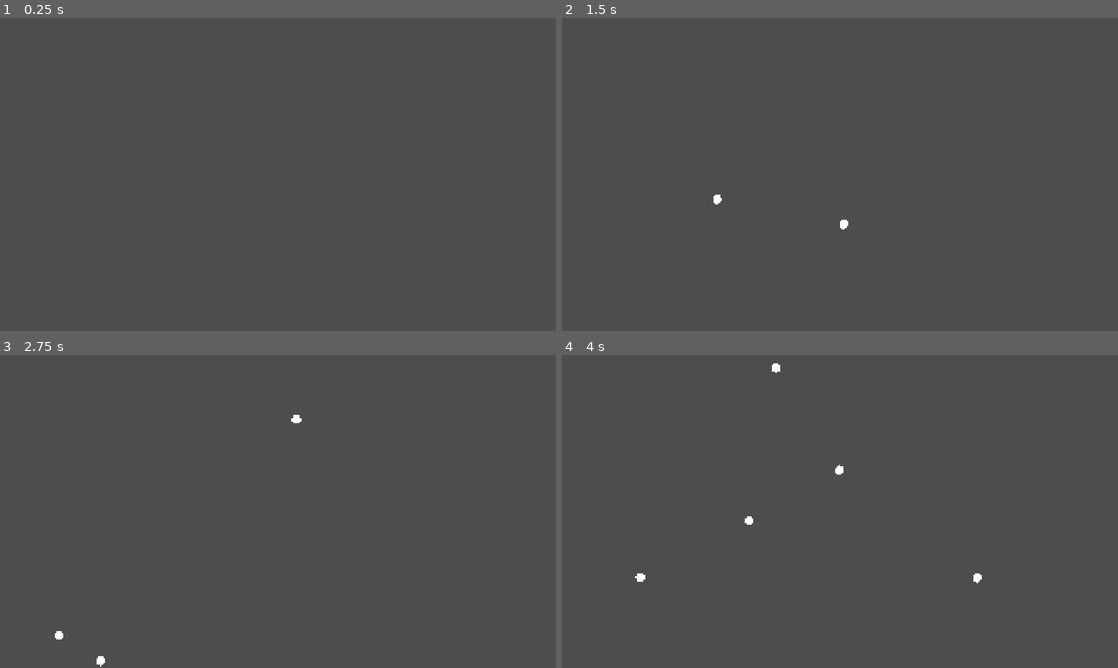
Above: before the commit, frames 1-4 (two rows, left to right).
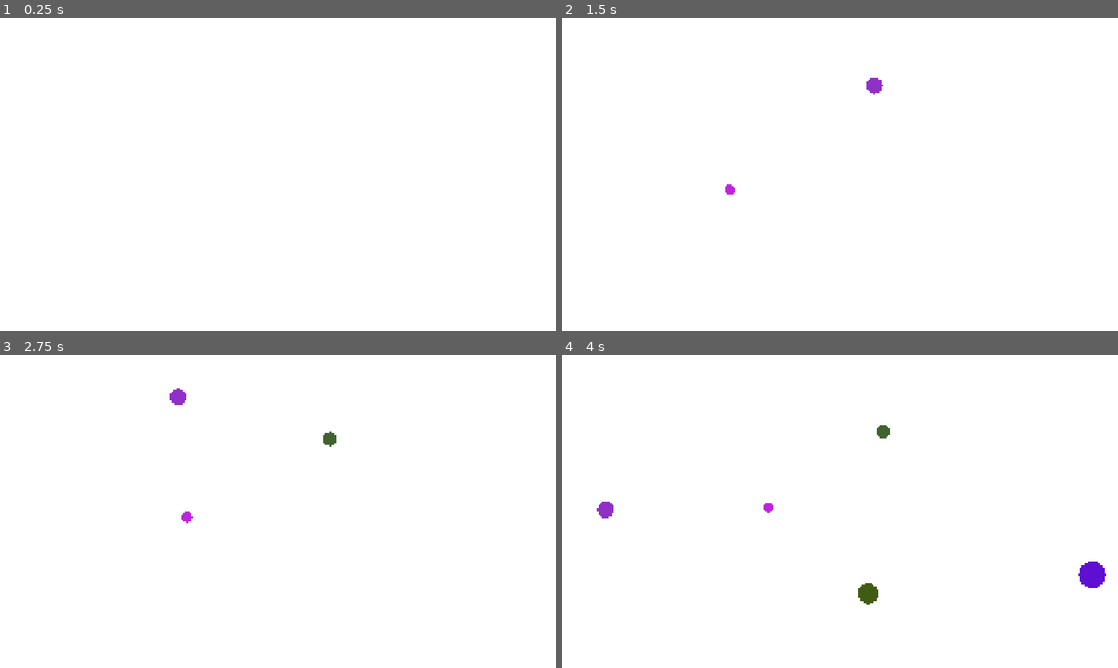
Above: after the commit, the same moments.

Repository: j-amg/matamoe_pong
Game: Godot game, scene res://level.tscn
The game is run twice, just before and just after one commit, with the same random seed, the same clock (stepped at 60 frames per second) and the same inputs.
Inputs (mouse positions are in pixels of both pictures, inside the frame that each line leads up to):
- Up to frame 1 (0.25 s): no input
- Up to frame 2 (1.5 s): tap Enter at 0.5 s; move the mouse to (962, 158) at 0.52 s; click (962, 158) at 0.67 s; move the mouse to (728, 190) at 1.27 s; click (728, 190) at 1.42 s
- Up to frame 3 (2.75 s): move the mouse to (333, 442) at 2.02 s; click (333, 442) at 2.17 s
- Up to frame 4 (4 s): move the mouse to (812, 574) at 2.77 s; click (812, 574) at 2.92 s; move the mouse to (1006, 558) at 3.52 s; click (1006, 558) at 3.67 s

The runs differ from the first frame. In frame 1, 100% of the frame differs, in the area x 0-100%, y 0-100%; in frame 2, 100%; in frame 3, 100%; in frame 4, 100%.

Commit message:
random colour and scale and play a pluck sound

Diff:
--- a/ball.gd
+++ b/ball.gd
@@ -11,10 +11,10 @@
 func _ready():
 	# Put the ball in the middle of the screen
 
-	#modulate = Color(randf_range(0,255), randf_range(0,255),randf_range(0,255))
+	$Sprite2D.modulate = Color(randf_range(0,1), randf_range(0,1),randf_range(0,1))
 	position = get_viewport_rect().size / 2
-	#var scaleval = randf_range(.1, 5.0)
-	#scale = Vector2(scaleval, scaleval)
+	var scaleval = randf_range(1, 3.0)
+	scale = Vector2(scaleval, scaleval)
 
 	speed = randf_range(20, 1000)
 
@@ -47,6 +47,7 @@
 
 	# If we hit something...
 	if collision:
+		$AudioStreamPlayer2D.play()
 		#"bounce" is a handy function that reflects the velocity perfectly
 		velocity = velocity.bounce(collision.get_normal())
 
--- a/ball.tscn
+++ b/ball.tscn
@@ -1,6 +1,7 @@
 [gd_scene format=3 uid="uid://slw122nn8f7n"]
 
 [ext_resource type="Script" uid="uid://cwp3o0g6rimbu" path="res://ball.gd" id="1_x8fbi"]
+[ext_resource type="AudioStream" uid="uid://cbn7i4ivnqr1" path="res://pluck.ogg" id="2_41u45"]
 
 [sub_resource type="CircleShape2D" id="CircleShape2D_cbx31"]
 radius = 16.03122
@@ -18,11 +19,15 @@
 fill_from = Vector2(0.5, 0.5)
 
 [node name="ball" type="CharacterBody2D" unique_id=1908718429]
+safe_margin = 0.001
 script = ExtResource("1_x8fbi")
 
 [node name="CollisionShape2D" type="CollisionShape2D" parent="." unique_id=920438664]
 shape = SubResource("CircleShape2D_cbx31")
 
-[node name="TextureRect" type="Sprite2D" parent="." unique_id=666087013]
+[node name="Sprite2D" type="Sprite2D" parent="." unique_id=666087013]
 texture_filter = 1
 texture = SubResource("GradientTexture2D_41u45")
+
+[node name="AudioStreamPlayer2D" type="AudioStreamPlayer2D" parent="." unique_id=1373762631]
+stream = ExtResource("2_41u45")
--- a/project.godot
+++ b/project.godot
@@ -25,3 +25,7 @@
 [dotnet]
 
 project/assembly_name="Matamoe Pong"
+
+[rendering]
+
+environment/defaults/default_clear_color=Color(1, 1, 1, 1)
Not shown, added: pluck.ogg.import
Not shown, added: pluck.ogg
